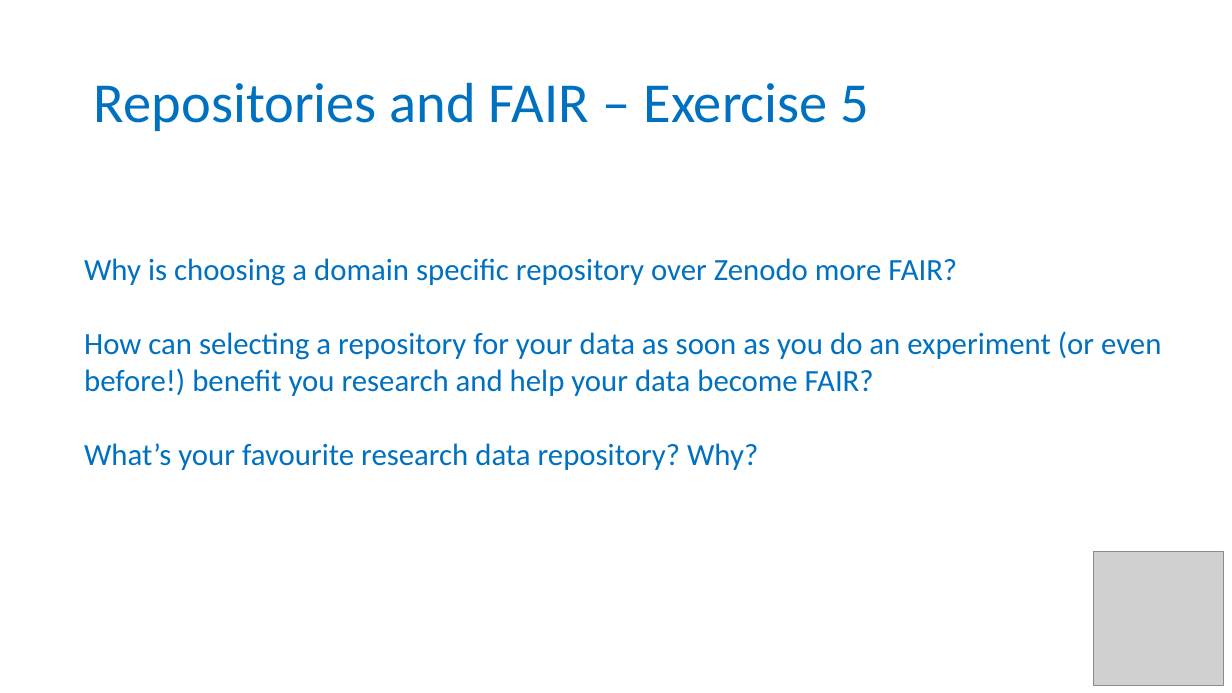
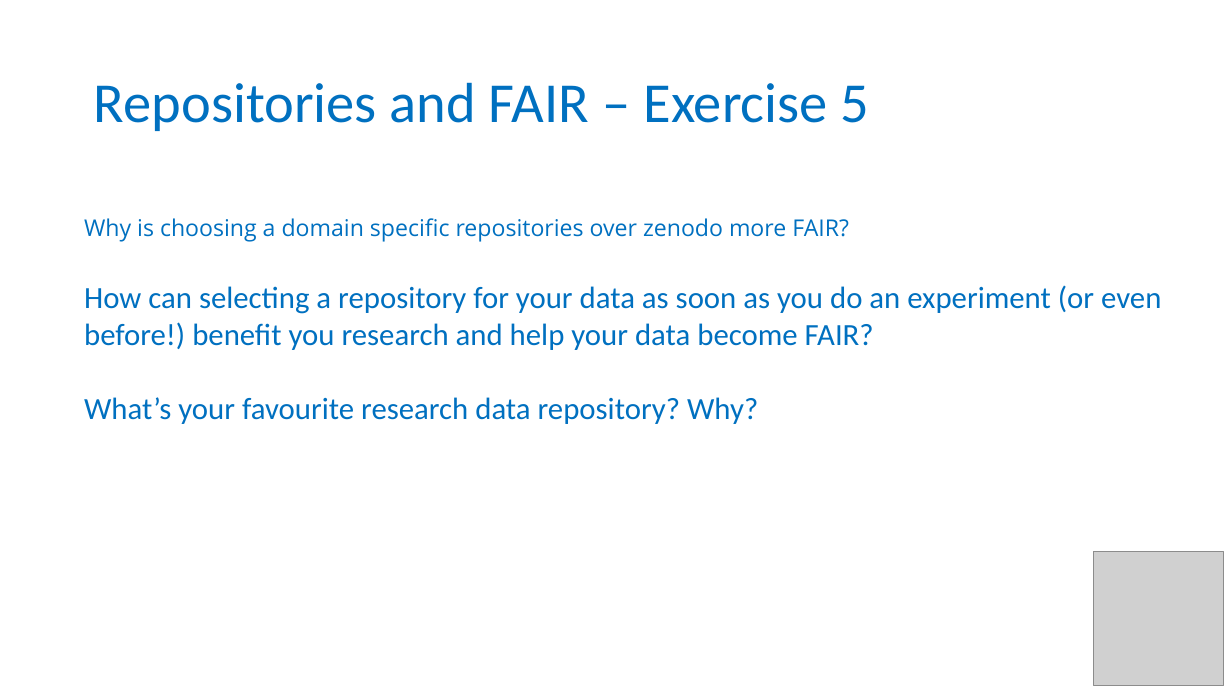
Before and after one commit to tzielins/private-fair-for-busy-biologists, a slide deck: slide 21 of instructors/06-Repositories_v3.1.pptx (slide 24 before the commit). Drawn at 1232x693 pixels with LibreOffice and Linux fonts; fonts in the diff are those of the drawing; grey boxes stand for pictures; background and template pictures are left out. Boxes give left, top, right and bottom in pixels: in the first picture for what was removed or moved away, otherwise in the second. Text is boxed around its words. In the diff, an @@ line names an element or a change of style, - is before the commit and + after.

```diff
--- a/instructors/06-Repositories_v3.1.pptx
+++ b/instructors/06-Repositories_v3.1.pptx
@@ text at box(84, 218, 849, 242): text changed; size 24 to 18 pt; font Calibri to Open Sans @@
-Why is choosing a domain specific repository over Zenodo more FAIR?
+Why is choosing a domain specific repositories over zenodo more FAIR?
```
Also in this commit, not shown: 2 other slides changed, 2 slides removed, 3 other files.
